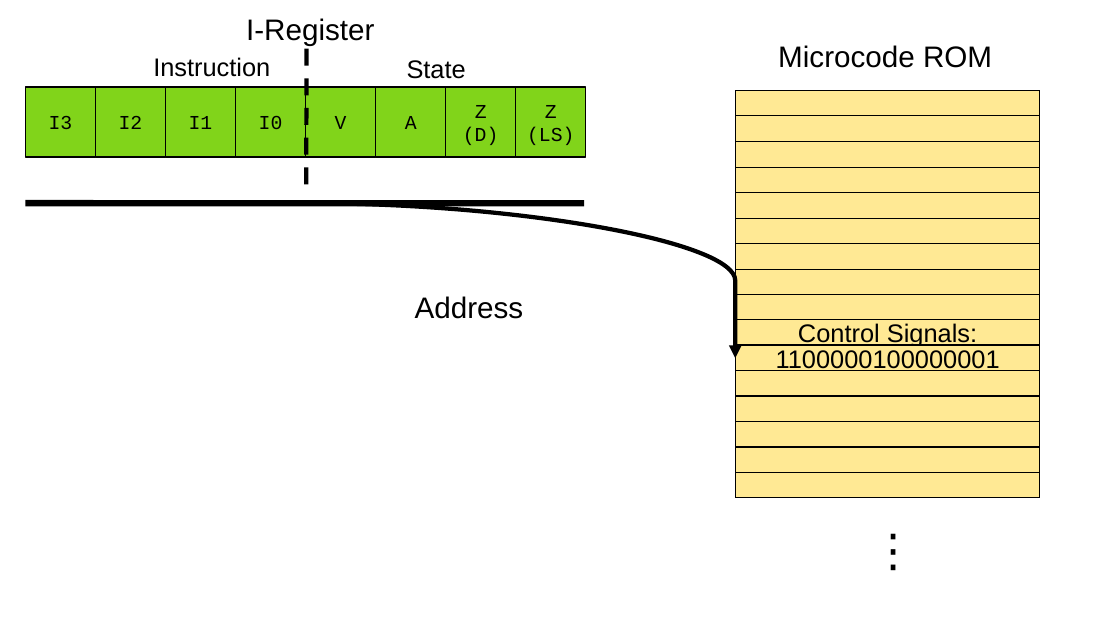
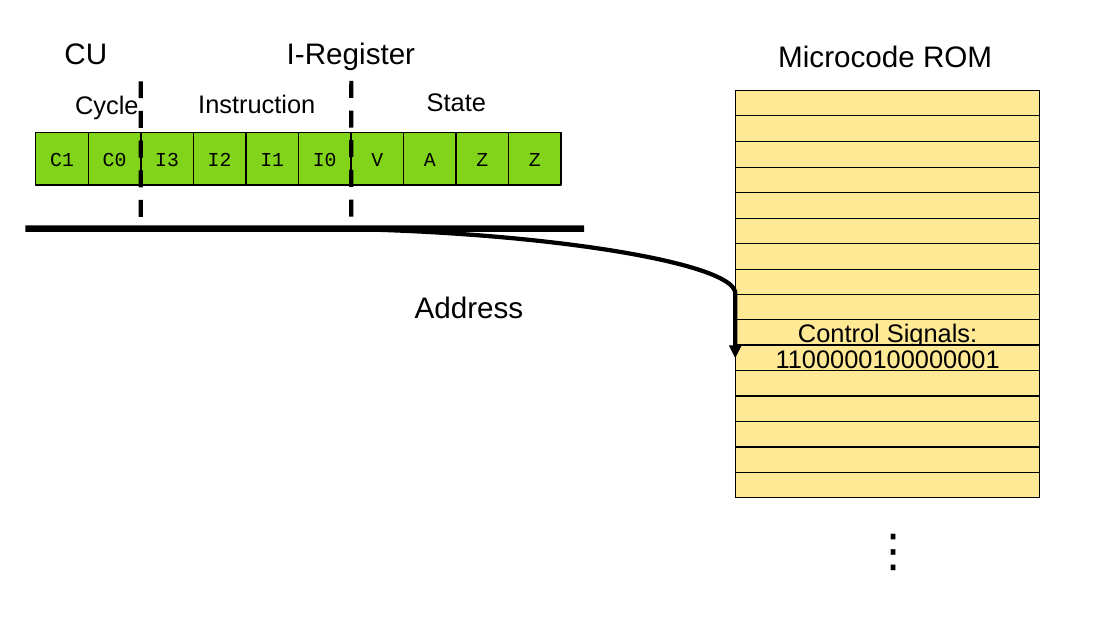
Before and after one commit to jorenheit/bfcpu, a slide deck: slide 6 of doc/img/images.odp. Drawn at 1120x630 pixels with LibreOffice and Linux fonts; fonts in the diff are those of the drawing. Boxes give left, top, right and bottom in pixels: in the first picture for what was removed or moved away, otherwise in the second. Text is boxed around its words. In the diff, an @@ line names an element or a change of style, - is before the commit and + after.

```diff
--- a/doc/img/images.odp
+++ b/doc/img/images.odp
@@ text added at (64,43,107,65), 21 pt, text #000000 @@
+CU
@@ text "I-Register": place and size @@
-text "I-Register" at (246,18,374,46)
+text "I-Register" at (287,42,415,70)
@@ line added from (141, 81) to (140, 224), #000000 3 pt dashed @@
@@ text "Instruction": place and size @@
-text "Instruction" at (153,57,270,77)
+text "Instruction" at (198,94,315,114)
@@ line moved from (307, 49) - (306, 190) to (352, 81) - (352, 223) @@
@@ text "State": place and size @@
-text "State" at (407,60,466,79)
+text "State" at (427,93,486,112)
@@ text added at (75,95,138,119), 18 pt, text #000000 @@
+Cycle
@@ rectangle added at (36,132,88,185), fill #81D41A, outline #000000 0.99 pt, 14 pt, text #000000 @@
+C1
@@ rectangle added at (88,132,141,185), fill #81D41A, outline #000000 0.99 pt, 14 pt, text #000000 @@
+C0
@@ rectangle "I3": place and size @@
-rectangle "I3" at (25,87,96,158)
+rectangle "I3" at (141,132,194,185)
@@ rectangle "I2": place and size @@
-rectangle "I2" at (96,87,166,158)
+rectangle "I2" at (193,132,246,185)
@@ rectangle "I1": place and size @@
-rectangle "I1" at (166,87,236,158)
+rectangle "I1" at (246,132,299,185)
@@ rectangle "I0": place and size @@
-rectangle "I0" at (236,87,306,158)
+rectangle "I0" at (299,132,352,185)
@@ rectangle "V": place and size @@
-rectangle "V" at (306,87,376,158)
+rectangle "V" at (352,132,405,185)
@@ rectangle "A": place and size @@
-rectangle "A" at (376,87,446,158)
+rectangle "A" at (403,132,456,185)
@@ rectangle "Z": place and size @@
-rectangle "Z" at (446,87,516,158)
+rectangle "Z" at (456,132,509,185)
@@ rectangle "Z": place and size @@
-rectangle "Z" at (516,87,586,158)
+rectangle "Z" at (509,132,562,185)
@@ text in rectangle at (476,153,488,166): text changed @@
-Z
-(D)
+Z
@@ text in rectangle at (529,153,541,166): text changed @@
-Z
-(LS)
+Z
@@ line moved from (25, 203) - (584, 203) to (25, 229) - (584, 229) @@
@@ curved arrow moved from (305, 203) - (736, 359) to (305, 229) - (736, 359) @@
```
Also in this commit, not shown: 1 other slide changed, 1 slide added, 6 other files.
